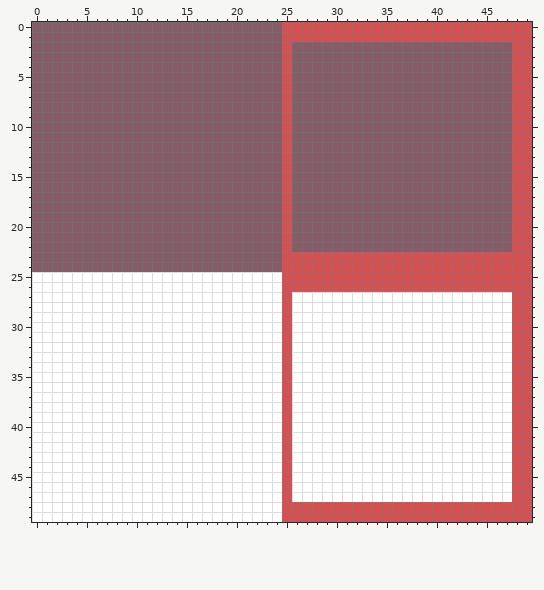
A pixel-art sprite gets an edit: alpha/assets/sprites/testsprites.png. That is the earlier state.
The file is 50x50 pixels.
The result:
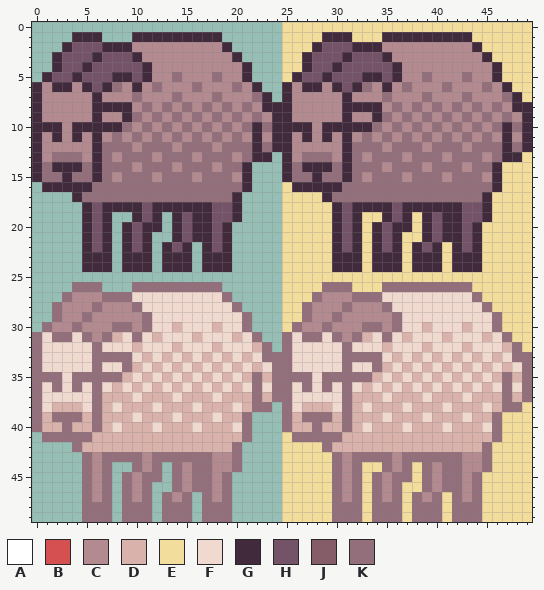
Palette (. is transparent): A #ffffff  B #d55050  C #b38a90  D #d9b2ac  E #f3dd9c  F #f0dad0  G #422a3d  H #745267  J #845d69  K #936e7b
Changes in this commit:
Changed rows in their new state; - is an unchanged pixel.
first column x 0:
 0 .........................EEEEEEEEEEEEEEEEEEEEEEEEE
 1 ....GGG...GGGGGGGGG......EEEEGGGEEEGGGGGGGGGEEEEEE
 2 ...GHHHGGGCCCCCCCCCG.....EEEGHHHGGGCCCCCCCCCGEEEEE
 3 ..GHHHGHHHGCCCCCCCCCG....EEGHHHGHHHGCCCCCCCCCGEEEE
 4 ..GHHGHHHHHGCCCCCCCCCG...EEGHHGHHHHHGCCCCCCCCCGEEE
 5 .GHHGHHHGGHGCCKCCCKCCG...EGHHGHHHGGHGCCKCCCKCCGEEE
 6 GCGGCGHGKCGCKCCCKCCCKCG..GCGGCGHGKCGCKCCCKCCCKCGEE
 7 GCCCCCGCCCKCCCKCCCKCCCKG.GCCCCCGCCCKCCCKCCCKCCCKGE
 8 GCCCCCGGGGCKCKCKCKCKCKCGGGCCCCCGGGGCKCKCKCKCKCKCGG
 9 GCCCCCGCCGKCKCKCKCKCKCKCGGCCCCCGCCGKCKCKCKCKCKCKCG
10 GGGCGGGGGKCKCKCKCKCKCKGKGGGGCGGGGGKCKCKCKCKCKCKGKG
11 GCGCGCGCKCKCKCKCKCKCKCGCGGCGCGCGCKCKCKCKCKCKCKCGCG
12 GCCCCCGKKKCKKKCKKKCKKKGKGGCCCCCGKKKCKKKCKKKCKKKGKG
13 GCKKKCGKCKKKCKKKCKKKCKGG.GCKKKCGKCKKKCKKKCKKKCKGGE
14 GKGGGKGKKKCKKKCKKKCKKG...GKGGGKGKKKCKKKCKKKCKKGEEE
15 GKKGKKGKCKKKCKKKCKKKCG...GKKGKKGKCKKKCKKKCKKKCGEEE
16 .GGGGGKKKKKKKKKKKKKKKG...EGGGGGKKKKKKKKKKKKKKKGEEE
17 ....GKKKKKKKKKKKKKKKG....EEEEGKKKKKKKKKKKKKKKGEEEE
18 .....GHGGGGHGGGGGGHHG....EEEEEGHGGGGHGGGGGGHHGEEEE
19 .....GHG..GHG.GHGGHHG....EEEEEGHGEEGHGEGHGGHHGEEEE
20 .....GHG.GHGG.GHGGHG.....EEEEEGHGEGHGGEGHGGHGEEEEE
21 .....GHG.GHG..GHGGHG.....EEEEEGHGEGHGEEGHGGHGEEEEE
22 .....GHG.GHG.GHG.GHG.....EEEEEGHGEGHGEGHGEGHGEEEEE
23 .....GGG.GGG.GGG.GGG.....EEEEEGGGEGGGEGGGEGGGEEEEE
24 .....GGG.GGG.GGG.GGG.....EEEEEGGGEGGGEGGGEGGGEEEEE
25 .........................EEEEEEEEEEEEEEEEEEEEEEEEE
26 ....KKK...KKKKKKKKK......EEEEKKKEEEKKKKKKKKKEEEEEE
27 ...KCCCKKKFFFFFFFFFK.....EEEKCCCKKKFFFFFFFFFKEEEEE
28 ..KCCCKCCCKFFFFFFFFFK....EEKCCCKCCCKFFFFFFFFFKEEEE
29 ..KCCKCCCCCKFFFFFFFFFK...EEKCCKCCCCCKFFFFFFFFFKEEE
30 .KCCKCCCKKCKFFDFFFDFFK...EKCCKCCCKKCKFFDFFFDFFKEEE
31 KFKKFKCKDFKFDFFFDFFFDFK..KFKKFKCKDFKFDFFFDFFFDFKEE
32 KFFFFFKFFFDFFFDFFFDFFFDK.KFFFFFKFFFDFFFDFFFDFFFDKE
33 KFFFFFKKKKFDFDFDFDFDFDFKKKFFFFFKKKKFDFDFDFDFDFDFKK
34 KFFFFFKFFKDFDFDFDFDFDFDFKKFFFFFKFFKDFDFDFDFDFDFDFK
35 KKKFKKKKKDFDFDFDFDFDFDKDKKKKFKKKKKDFDFDFDFDFDFDKDK
36 KFKFKFKFDFDFDFDFDFDFDFKFKKFKFKFKFDFDFDFDFDFDFDFKFK
37 KFFFFFKDDDFDDDFDDDFDDDKDKKFFFFFKDDDFDDDFDDDFDDDKDK
38 KFDDDFKDFDDDFDDDFDDDFDKK.KFDDDFKDFDDDFDDDFDDDFDKKE
39 KDKKKDKDDDFDDDFDDDFDDK...KDKKKDKDDDFDDDFDDDFDDKEEE
40 KDDKDDKDFDDDFDDDFDDDFK...KDDKDDKDFDDDFDDDFDDDFKEEE
41 .KKKKKDDDDDDDDDDDDDDDK...EKKKKKDDDDDDDDDDDDDDDKEEE
42 ....KDDDDDDDDDDDDDDDK....EEEEKDDDDDDDDDDDDDDDKEEEE
43 .....KCKKKKCKKKKKKCCK....EEEEEKCKKKKCKKKKKKCCKEEEE
44 .....KCK..KCK.KCKKCCK....EEEEEKCKEEKCKEKCKKCCKEEEE
45 .....KCK.KCKK.KCKKCK.....EEEEEKCKEKCKKEKCKKCKEEEEE
46 .....KCK.KCK..KCKKCK.....EEEEEKCKEKCKEEKCKKCKEEEEE
47 .....KCK.KCK.KCK.KCK.....EEEEEKCKEKCKEKCKEKCKEEEEE
48 .....KKK.KKK.KKK.KKK.....EEEEEKKKEKKKEKKKEKKKEEEEE
49 .....KKK.KKK.KKK.KKK.....EEEEEKKKEKKKEKKKEKKKEEEEE
Where, in picture pixels (left, top, right, bottom), the same in both pictures:
changed: (32, 22, 532, 522)
